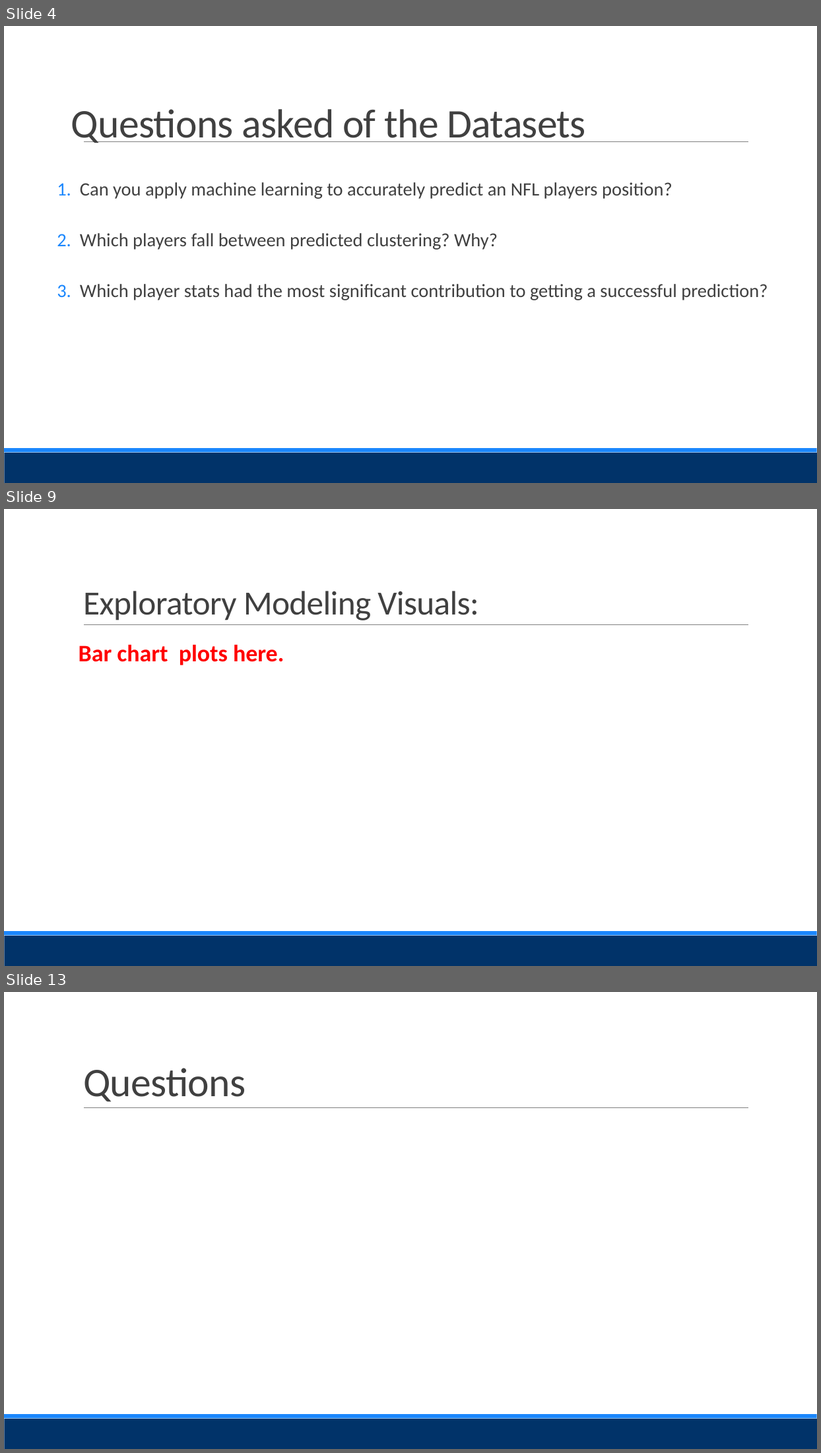
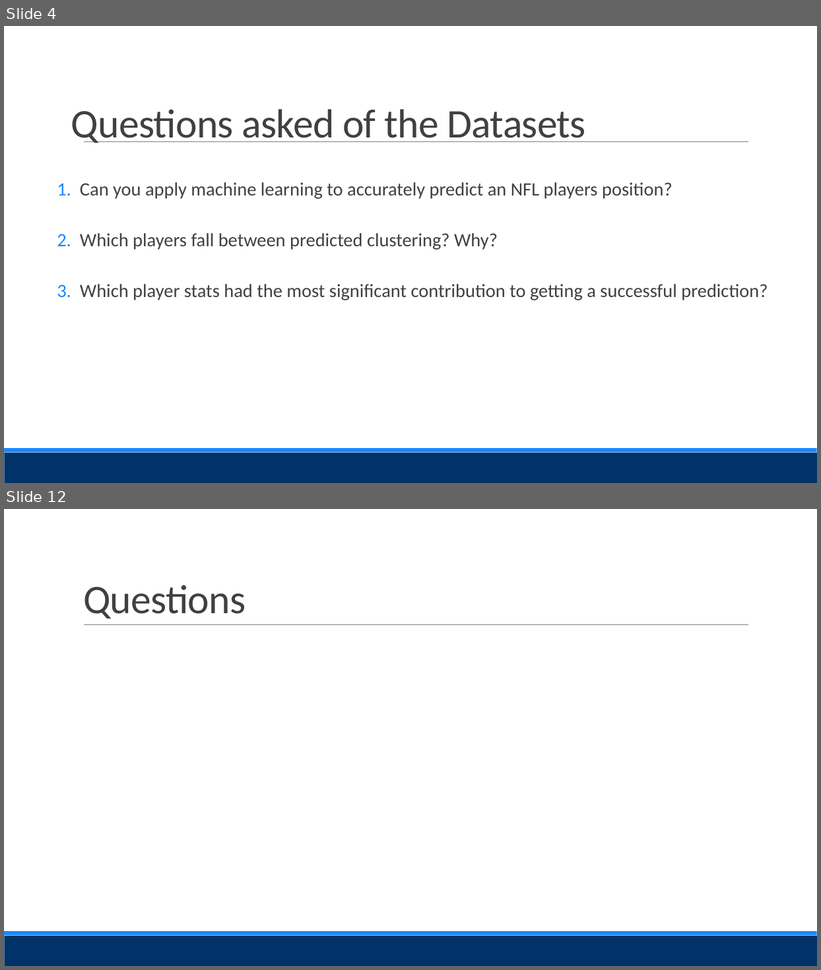
Before and after one commit to Evdawg/Project_4_FF_ML, a slide deck: Presentation.pptx. Shown one above the other, each under a label of ours: slides 4, 9 and 13 before the commit, slides 4 and 12 after it; the slides between them are not shown. The pictures are 821x1453 and 821x970 pixels, drawn with LibreOffice and Linux fonts; fonts in the diff are those of the drawing. Boxes give left, top, right and bottom in pixels: in the first picture for what was removed or moved away, otherwise in the second. Text is boxed around its words. In the diff, an @@ line names an element or a change of style, - is before the commit and + after.

```diff
--- a/Presentation.pptx
+++ b/Presentation.pptx
@@ slide 9 removed at <box>4,509,817,966</box>, background #FFFFFF; not listed: 3 template elements that a slide beside it also shows @@
@@ title removed at <box>83,591,479,621</box> @@
-Exploratory Modeling Visuals:
@@ text removed at <box>79,644,284,665</box> @@
-  Bar chart plots here.
@@ what was slide 13 is now slide 12 @@
```
Also in this commit, not shown: 4 slides changed, 4 slides added, 4 other slides removed.
